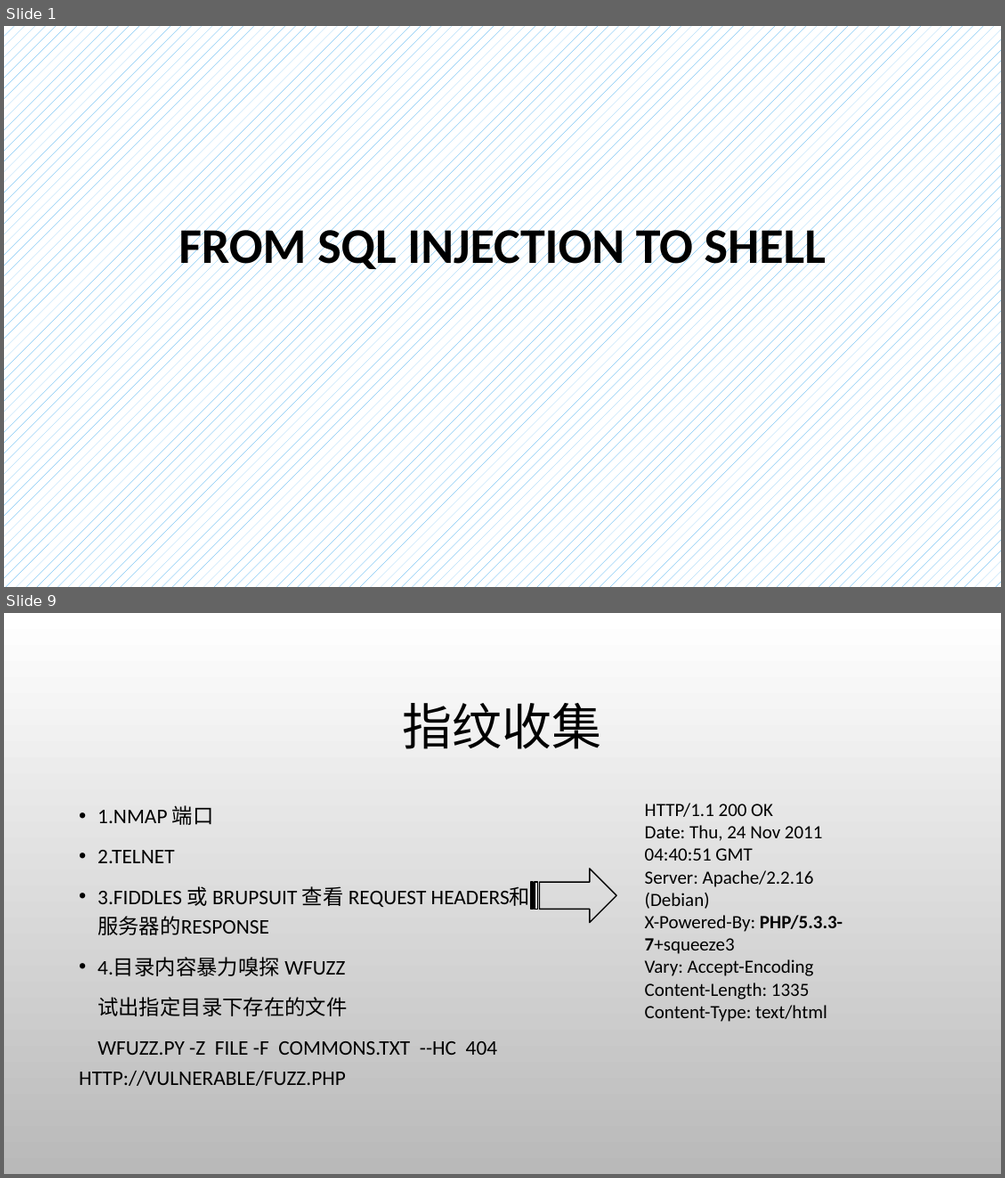
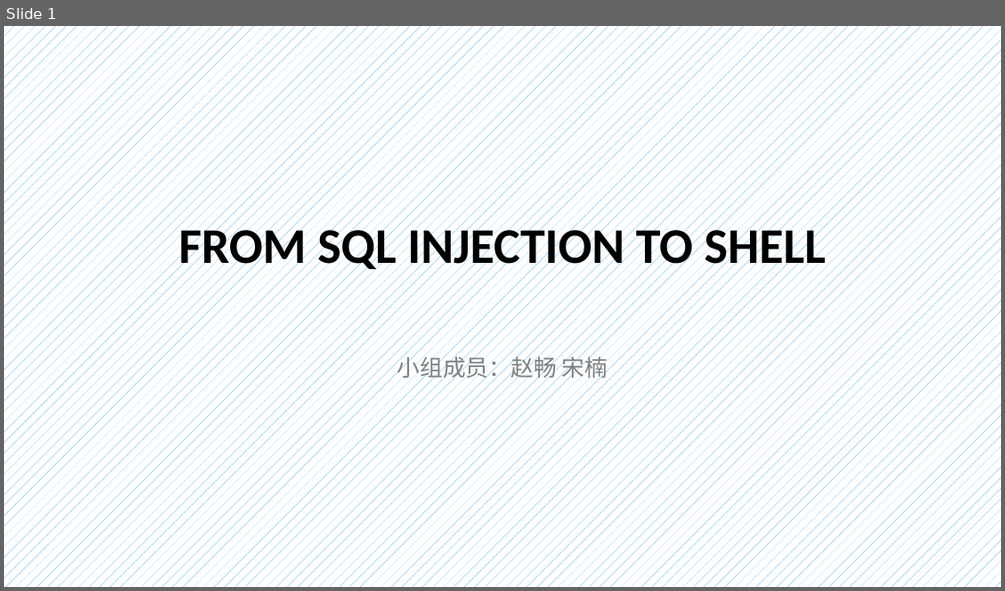
Before and after one commit to CUCCS/ns, a slide deck: 2016-2/zc_snRNA/FlippedClassroom_FromSqlInjectionToShell/From SQL injection to Shell.pptx. Shown one above the other, each under a label of ours: slides 1 and 9 before the commit, slide 1 after it; the slides between them are not shown. The pictures are 1005x1178 and 1005x591 pixels, drawn with LibreOffice and Linux fonts; fonts in the diff are those of the drawing; background and template pictures are left out. Boxes give left, top, right and bottom in pixels: in the first picture for what was removed or moved away, otherwise in the second. Text is boxed around its words. In the diff, an @@ line names an element or a change of style, - is before the commit and + after.

```diff
--- a/2016-2/zc_snRNA/FlippedClassroom_FromSqlInjectionToShell/From SQL injection to Shell.pptx
+++ b/2016-2/zc_snRNA/FlippedClassroom_FromSqlInjectionToShell/From SQL injection to Shell.pptx
@@ slide 9 removed at (x1=4, y1=613, x2=1001, y2=1174), background picture (left out) @@
@@ title removed at (x1=403, y1=703, x2=602, y2=749) @@
-指纹收集
@@ text removed at (x1=79, y1=805, x2=497, y2=1086) @@
-• 1.NMAP 端口
-• 2.TELNET
-• 3.FIDDLES 或 BRUPSUIT 查看 REQUEST HEADERS和服务器的RESPONSE
-• 4.目录内容暴力嗅探 WFUZZ
-试出指定目录下存在的文件
-WFUZZ.PY -Z FILE -F COMMONS.TXT --HC 404 HTTP://VULNERABLE/FUZZ.PHP
@@ text removed at (x1=645, y1=803, x2=842, y2=1022) @@
-HTTP/1.1 200 OK
-Date: Thu, 24 Nov 2011 04:40:51 GMT
-Server: Apache/2.2.16 (Debian)
-X-Powered-By: PHP/5.3.3-7+squeeze3
-Vary: Accept-Encoding
-Content-Length: 1335
-Content-Type: text/html
@@ striped right arrow removed at (x1=531, y1=868, x2=616, y2=923) @@
@@ slide 1 changed as well @@
@@ subtitle added at (x1=397, y1=352, x2=607, y2=381), 22 pt, text #808080 @@
+小组成员：赵畅 宋楠
```
Also in this commit, not shown: 9 other slides changed, 18 slides added, 8 other slides removed.
